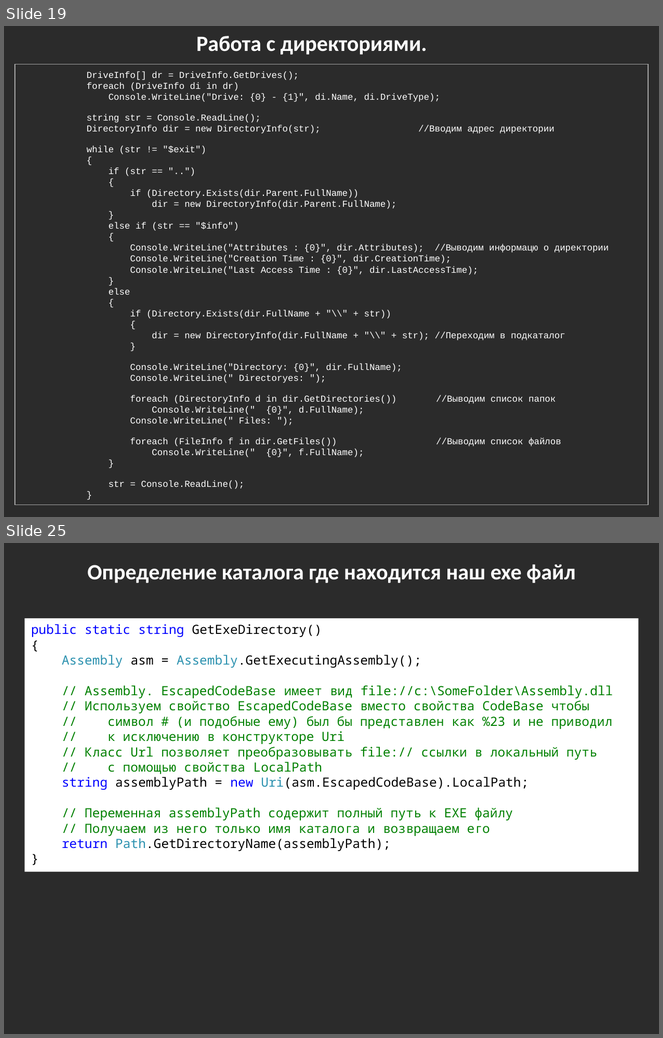
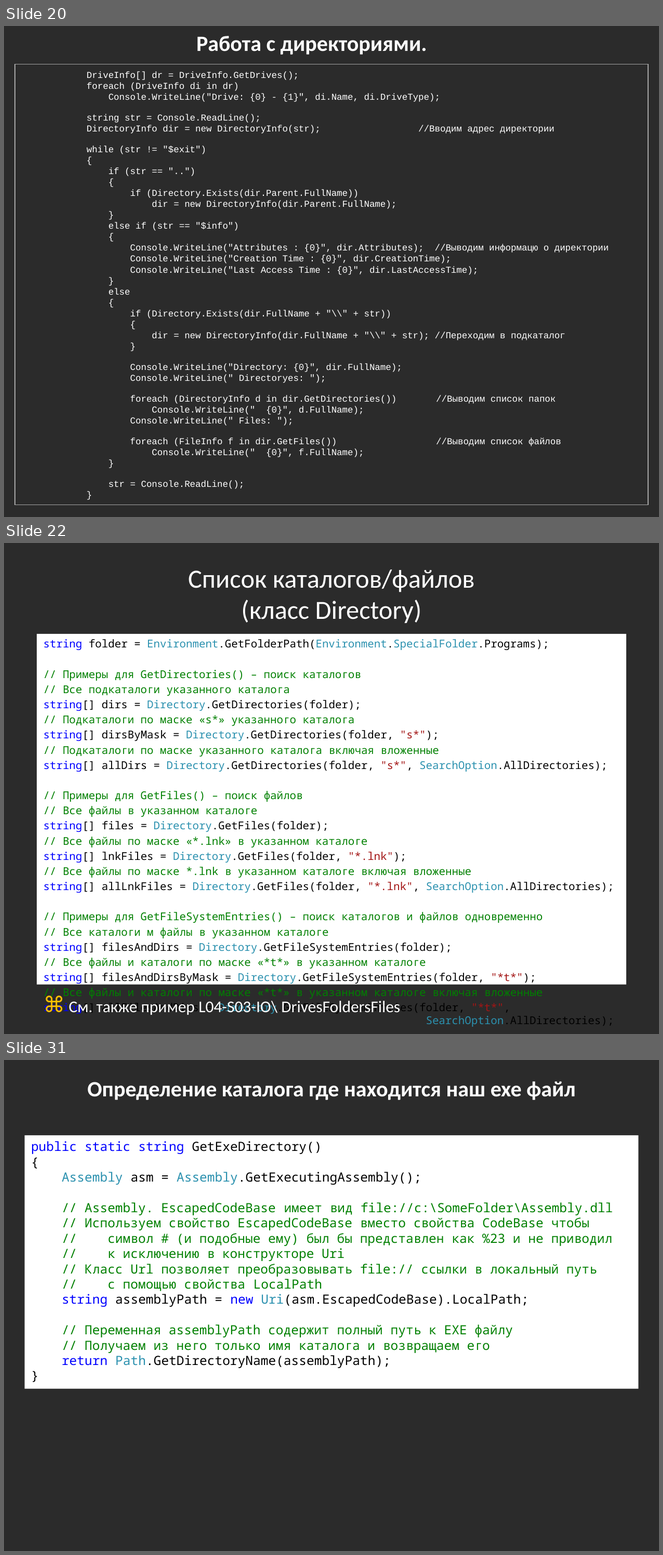
Before and after one commit to bazile/Training, a slide deck: Presentation/lesson-04-io.pptx. Shown one above the other, each under a label of ours: slides 19 and 25 before the commit, slides 20, 22 and 31 after it; the slides between them are not shown. The pictures are 663x1038 and 663x1555 pixels, drawn with LibreOffice and Linux fonts; fonts in the diff are those of the drawing; background and template pictures are left out; a plain dark background stands for a picture behind light text. Boxes give left, top, right and bottom in pixels: in the first picture for what was removed or moved away, otherwise in the second. Text is boxed around its words. In the diff, an @@ line names an element or a change of style, - is before the commit and + after.

Commit message:
Added folder/files search demos

```diff
--- a/Presentation/lesson-04-io.pptx
+++ b/Presentation/lesson-04-io.pptx
@@ slide 22 added at bbox=[4, 543, 659, 1034], background picture (left out) @@
@@ title added at bbox=[188, 570, 475, 623], 28.8 pt, text #FFFFFF @@
+Список каталогов/файлов
+(класс Directory)
@@ text added at bbox=[37, 634, 626, 984], fill #FFFFFF, 11.9 pt, text #008000 @@
+string folder = Environment.GetFolderPath(Environment.SpecialFolder.Programs);
+// Примеры для GetDirectories() – поиск каталогов
+// Все подкаталоги указанного каталога
+string[] dirs = Directory.GetDirectories(folder);
+// Подкаталоги по маске «s*» указанного каталога
+string[] dirsByMask = Directory.GetDirectories(folder, "s*");
+// Подкаталоги по маске указанного каталога включая вложенные
+string[] allDirs = Directory.GetDirectories(folder, "s*", SearchOption.AllDirectories);
+// Примеры для GetFiles() – поиск файлов
+// Все файлы в указанном каталоге
+string[] files = Directory.GetFiles(folder);
+// Все файлы по маске «*.lnk» в указанном каталоге
+string[] lnkFiles = Directory.GetFiles(folder, "*.lnk");
+// Все файлы по маске *.lnk в указанном каталоге включая вложенные
+string[] allLnkFiles = Directory.GetFiles(folder, "*.lnk", SearchOption.AllDirectories);
+// Примеры для GetFileSystemEntries() – поиск каталогов и файлов одновременно
+// Все каталоги м файлы в указанном каталоге
+string[] filesAndDirs = Directory.GetFileSystemEntries(folder);
+// Все файлы и каталоги по маске «*t*» в указанном каталоге
+string[] filesAndDirsByMask = Directory.GetFileSystemEntries(folder, "*t*");
+// Все файлы и каталоги по маске «*t*» в указанном каталоге включая вложенные
+string[] allFilesAndDirs = Directory.GetFileSystemEntries(folder, "*t*",
+SearchOption.AllDirectories);
@@ text added at bbox=[69, 1001, 400, 1015], 18 pt, text #FFFFFF @@
+⌘ См. также пример L04-S03-IO\ DrivesFoldersFiles
@@ what was slide 19 is now slide 20 @@
@@ what was slide 25 is now slide 31 @@
```
Also in this commit, not shown: 7 slides changed, 5 other slides added, 2 other files.
